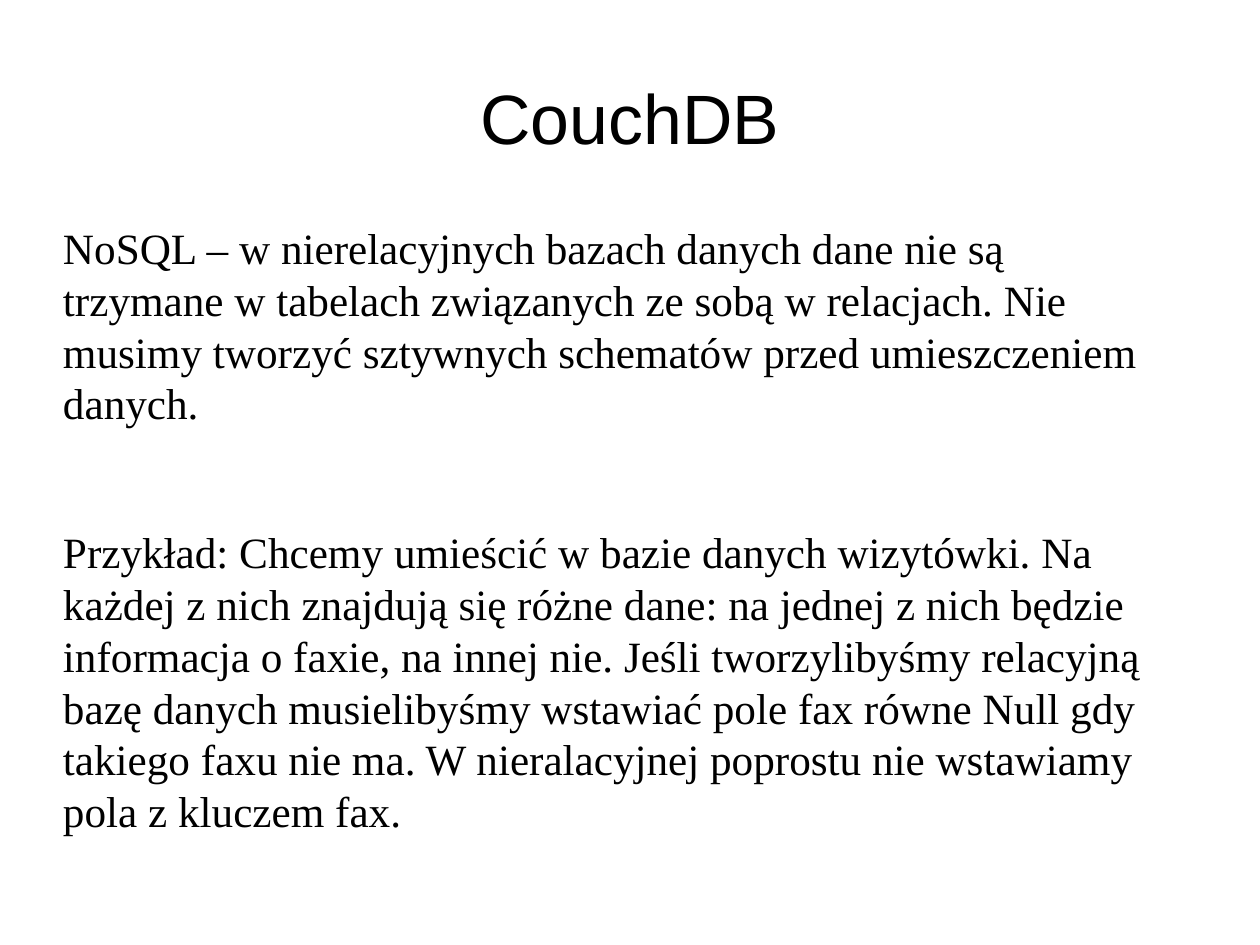
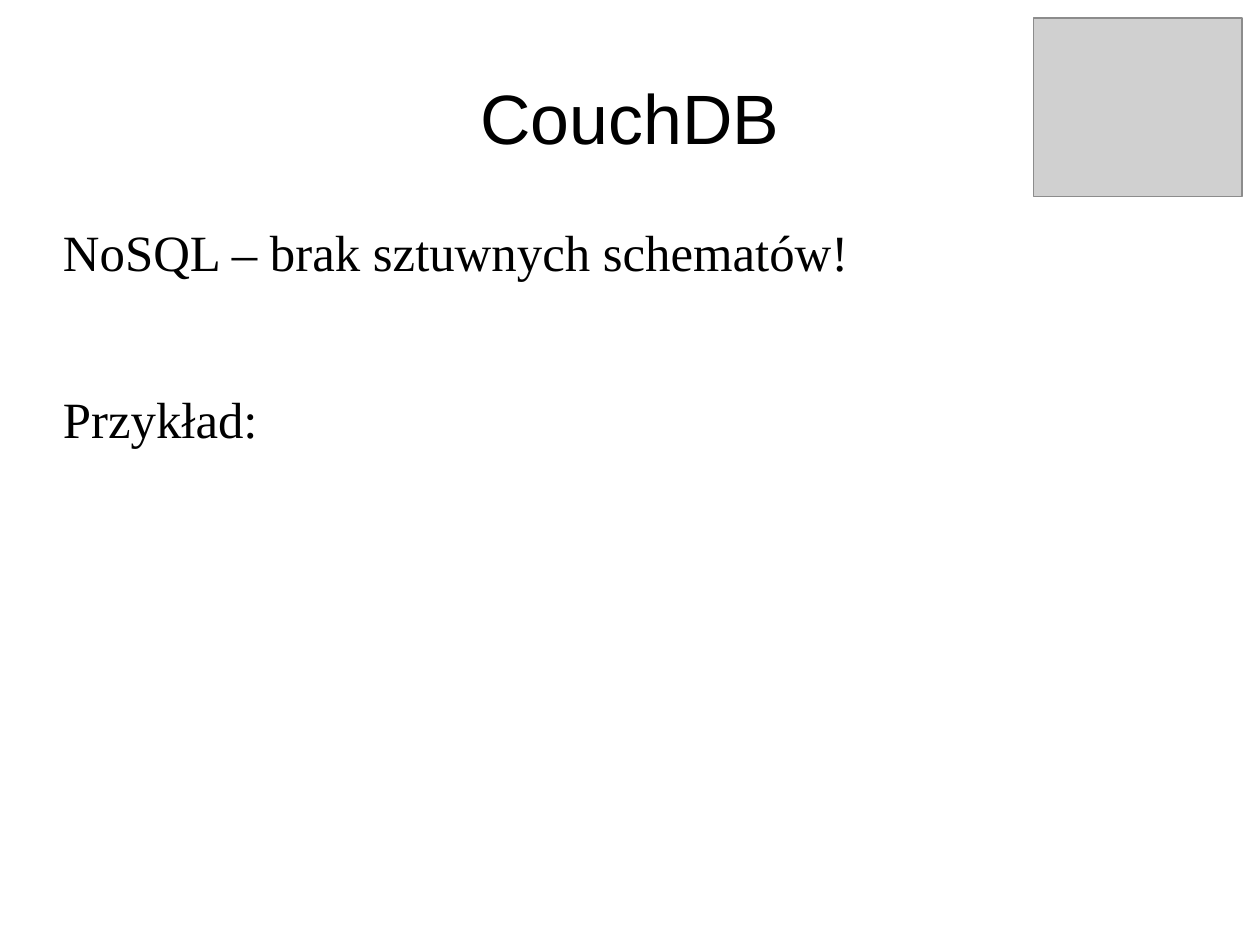
Before and after one commit to pawnow/ProjektErlang, a slide deck: slide 5 of prezentacja.odp. Drawn at 1260x945 pixels with LibreOffice and Linux fonts; fonts in the diff are those of the drawing; grey boxes stand for pictures. Boxes give left, top, right and bottom in pixels: in the first picture for what was removed or moved away, otherwise in the second. Text is boxed around its words. In the diff, an @@ line names an element or a change of style, - is before the commit and + after.

```diff
--- a/prezentacja.odp
+++ b/prezentacja.odp
@@ picture added at (1034,18,1242,197) @@
@@ text at (63,235,848,449): text changed; size 27.2 to 32 pt @@
-NoSQL – w nierelacyjnych bazach danych dane nie są trzymane w tabelach związanych ze sobą w relacjach. Nie musimy tworzyć sztywnych schematów przed umieszczeniem danych.
-Przykład: Chcemy umieścić w bazie danych wizytówki. Na każdej z nich znajdują się różne dane: na jednej z nich będzie informacja o faxie, na innej nie. Jeśli tworzylibyśmy relacyjną bazę danych musielibyśmy wstawiać pole fax równe Null gdy takiego faxu nie ma. W nieralacyjnej poprostu nie wstawiamy pola z kluczem fax.
+NoSQL – brak sztuwnych schematów!
+Przykład:
```
Also in this commit, not shown: 10 other slides changed, 4 slides added, 4 slides removed.
